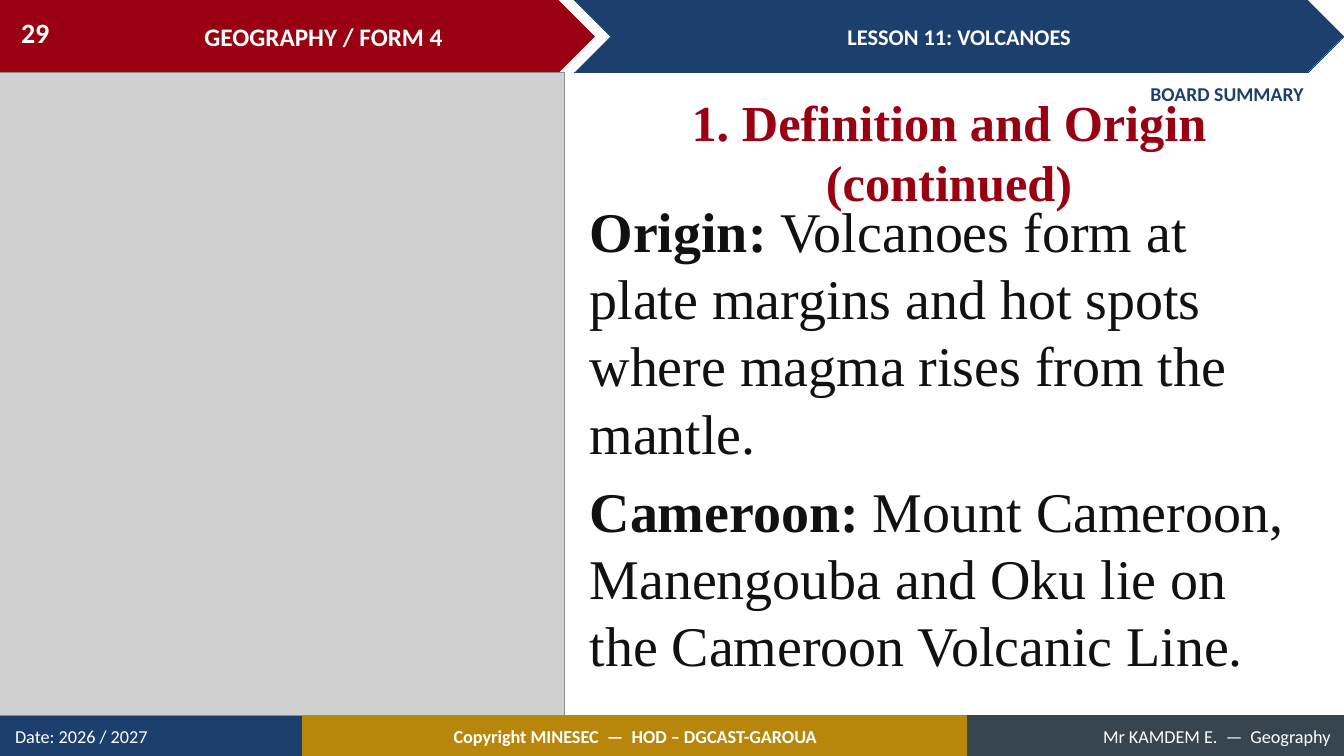
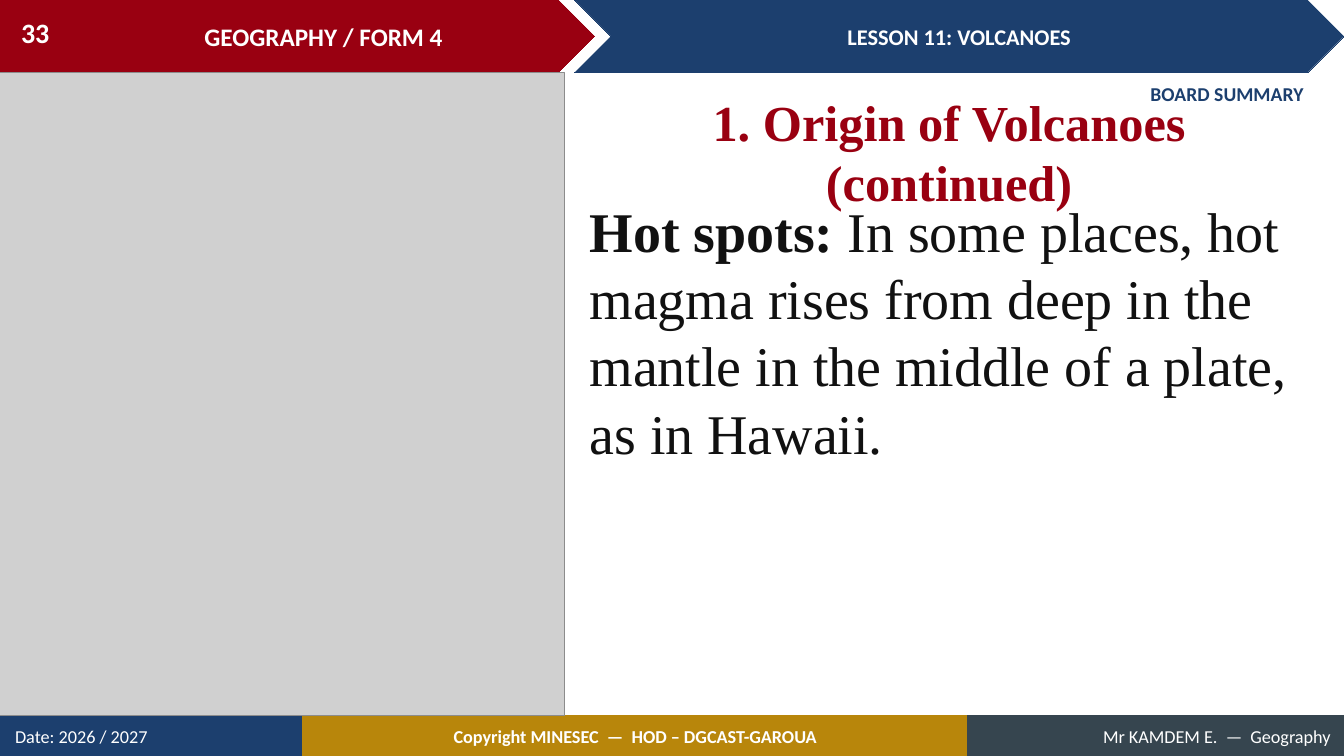
Before and after one commit to Berthautk/linea-github, a slide deck: slide 33 of lecons/F3/14_FORM4_LESSON11_Volcanoes.pptx (slide 29 before the commit). Drawn at 1344x756 pixels with LibreOffice and Linux fonts; fonts in the diff are those of the drawing; grey boxes stand for pictures. Boxes give left, top, right and bottom in pixels: in the first picture for what was removed or moved away, otherwise in the second. Text is boxed around its words. In the diff, an @@ line names an element or a change of style, - is before the commit and + after.

```diff
--- a/lecons/F3/14_FORM4_LESSON11_Volcanoes.pptx
+++ b/lecons/F3/14_FORM4_LESSON11_Volcanoes.pptx
@@ page number at [21,24,49,44]: text changed @@
-29
+33
@@ text at [713,105,1186,212]: text changed @@
-1. Definition and Origin (continued)
+1. Origin of Volcanoes (continued)
@@ text at [590,209,1287,455]: text changed @@
-Origin: Volcanoes form at plate margins and hot spots where magma rises from the mantle.
-Cameroon: Mount Cameroon, Manengouba and Oku lie on the Cameroon Volcanic Line.
+Hot spots: In some places, hot magma rises from deep in the mantle in the middle of a plate, as in Hawaii.
```
Also in this commit, not shown: 21 other slides changed, 9 slides added, 2 slides removed, 8 other files.
